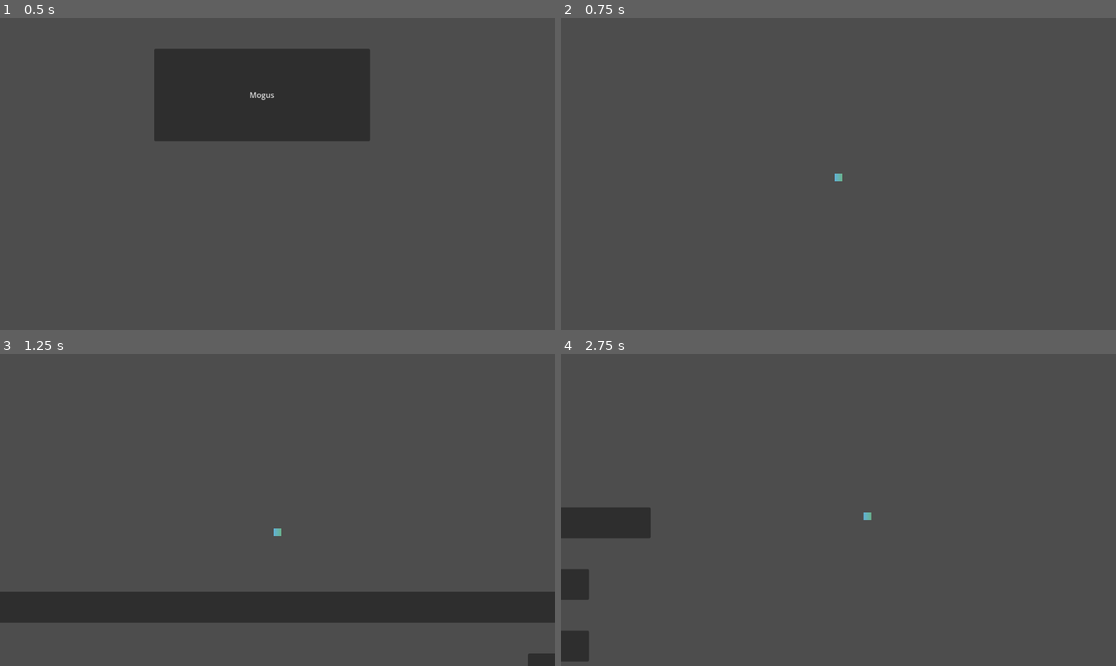
Above: before the commit, frames 1-4 (two rows, left to right).
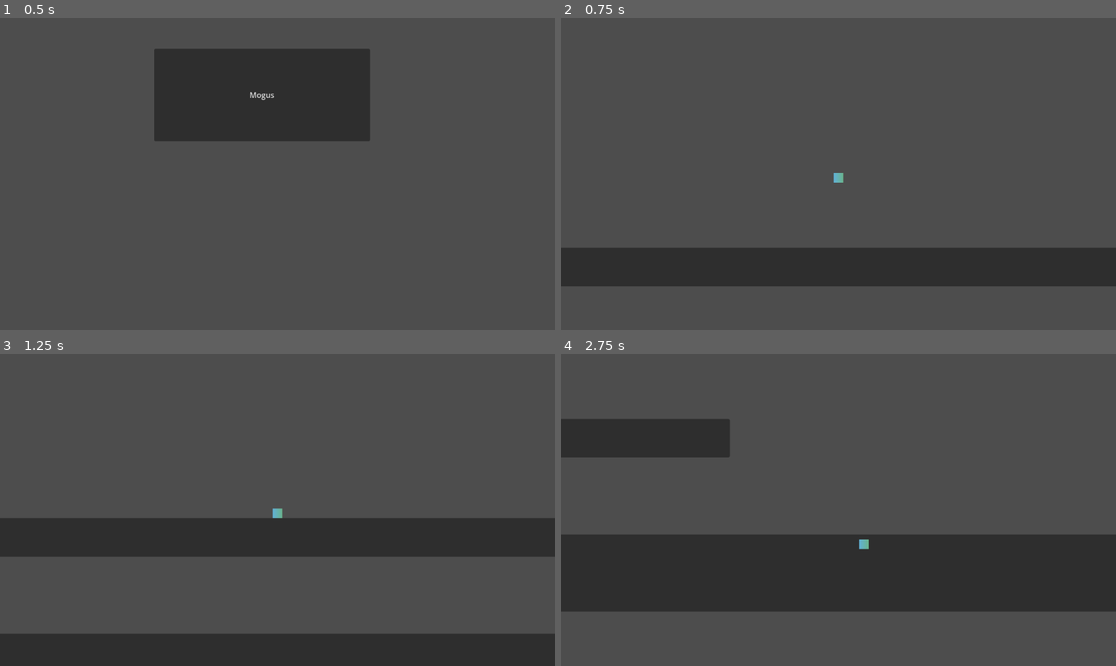
Above: after the commit, the same moments.

Repository: DavidAV05/FirstGame
Game: Godot game, scene res://game/menus/mainMenu.tscn
Same seed, same stepped clock (60 frames per second), same inputs: the game is played once before the commit and once after it.
Inputs:
- Up to frame 1 (0.5 s): no input
- Up to frame 2 (0.75 s): click "Mogus" at 0.5 s
- Up to frame 3 (1.25 s): no input
- Up to frame 4 (2.75 s): hold Right (move_right) from 1.28 s (still down); tap Shift (dash) at 1.35, 2.1 s; tap Space (jump) at 1.52, 2.27 s

Frame 1 is identical in both runs. In frame 2, 12% of the frame differs, in the area x 0-100%, y 49-86%; in frame 3, 32%, in the area x 0-100%, y 49-100%; in frame 4, 29%.

Commit message:
Movement revamps, added void death

Diff:
--- a/game/menus/Button.gd
+++ b/game/menus/Button.gd
@@ -5,10 +5,9 @@
 func _ready():
 	pass # Replace with function body.
 
-
 # Called every frame. 'delta' is the elapsed time since the previous frame.
 func _process(delta):
 	pass
 
 func _pressed():
-	get_tree().change_scene_to_file("res://game/world/levels/level1.tscn");
+	get_tree().change_scene_to_file("res://game/world/levels/level1/level1.tscn");
--- a/game/player/player.gd
+++ b/game/player/player.gd
@@ -6,6 +6,11 @@
 var dash = true
 @onready var dash_timer = $dash_timer
 const dash_cooldown = .5
+
+# Gets all the camera variables
+@onready var camera = $Camera2D
+@onready var camera_lag = camera.position_smoothing_enabled
+@onready var camera_lag_speed = camera.position_smoothing_speed
 
 # Get the gravity from the project settings to be synced with RigidBody nodes.
 var gravity = ProjectSettings.get_setting("physics/2d/default_gravity")
@@ -17,6 +22,7 @@
 	velocity.x = move_toward(velocity.x, SPEED * direction, SPEED / 20)
 
 
+
 # Handles all the dash abilities
 func dash_func(direction):
 	# Checks if dashing is not activated
@@ -26,20 +32,19 @@
 		dash_timer.start()
 		# Define dash up
 		if Input.is_action_pressed("move_up"):
-			velocity.y += JUMP_VELOCITY * 1.5
+			velocity.y = JUMP_VELOCITY * 1.5
 		# Define dash down
 		elif Input.is_action_pressed("move_down"):
-			velocity.y += -JUMP_VELOCITY * 1.5
+			velocity.y = -JUMP_VELOCITY * 1.5
 		# Define dash right and left
 		else:
-			velocity.x += SPEED * 2 * direction
+			velocity.x = SPEED * 2 * direction
 
 	dash = false
 
 
 
 func _physics_process(delta):
-	print(dash_timer.is_stopped())
 	move_and_slide()
 
 	# Add the gravity and dash "recharge".
@@ -61,3 +66,16 @@
 	# Handle jump.
 	if Input.is_action_just_pressed("jump") and is_on_floor():
 		velocity.y = JUMP_VELOCITY
+
+
+
+func death(start_position : Vector2):
+	# Disable camera lag and velocity.
+	camera_lag = false
+	velocity = Vector2(0, 0)
+
+	# Teleport player to given start_position.
+	self.position = start_position
+
+	# Enable camera lag again.
+	camera_lag_speed = true
--- a/game/player/player.tscn
+++ b/game/player/player.tscn
@@ -16,6 +16,7 @@
 script = ExtResource("1_h1qef")
 
 [node name="Camera2D" type="Camera2D" parent="."]
+zoom = Vector2(1.25, 1.25)
 position_smoothing_enabled = true
 position_smoothing_speed = 10.0
 editor_draw_limits = true
--- a/game/world/levels/level1.tscn
+++ /dev/null
@@ -1,216 +0,0 @@
-[gd_scene load_steps=3 format=3 uid="uid://qxcj4ajltyrs"]
-
-[ext_resource type="PackedScene" uid="uid://bwe8b1isyf17s" path="res://game/player/player.tscn" id="1_rsupv"]
-
-[sub_resource type="RectangleShape2D" id="RectangleShape2D_yals0"]
-size = Vector2(1239.05, 24.8252)
-
-[node name="Level1" type="Node2D"]
-
-[node name="StaticBody2D" type="StaticBody2D" parent="."]
-
-[node name="CollisionShape2D" type="CollisionShape2D" parent="StaticBody2D"]
-position = Vector2(513, 607)
-scale = Vector2(1.65127, 2.65859)
-shape = SubResource("RectangleShape2D_yals0")
-
-[node name="Panel" type="Panel" parent="StaticBody2D"]
-offset_left = -56.0
-offset_top = 576.0
-offset_right = 1280.0
-offset_bottom = 640.0
-
-[node name="player" parent="." instance=ExtResource("1_rsupv")]
-position = Vector2(568, 240)
-
-[node name="Panel" type="Panel" parent="."]
-offset_left = 1088.0
-offset_top = 704.0
-offset_right = 1152.0
-offset_bottom = 768.0
-
-[node name="Panel2" type="Panel" parent="."]
-offset_left = 1088.0
-offset_top = 832.0
-offset_right = 1152.0
-offset_bottom = 896.0
-
-[node name="Panel3" type="Panel" parent="."]
-offset_left = 1088.0
-offset_top = 952.0
-offset_right = 1152.0
-offset_bottom = 1016.0
-
-[node name="Panel4" type="Panel" parent="."]
-offset_left = 1088.0
-offset_top = 1080.0
-offset_right = 1152.0
-offset_bottom = 1144.0
-
-[node name="Panel5" type="Panel" parent="."]
-offset_left = 1088.0
-offset_top = 1216.0
-offset_right = 1152.0
-offset_bottom = 1280.0
-
-[node name="Panel6" type="Panel" parent="."]
-offset_left = 1088.0
-offset_top = 1344.0
-offset_right = 1152.0
-offset_bottom = 1408.0
-
-[node name="Panel7" type="Panel" parent="."]
-offset_left = 1088.0
-offset_top = 1464.0
-offset_right = 1152.0
-offset_bottom = 1528.0
-
-[node name="Panel8" type="Panel" parent="."]
-offset_left = 1088.0
-offset_top = 1592.0
-offset_right = 1152.0
-offset_bottom = 1656.0
-
-[node name="Panel9" type="Panel" parent="."]
-offset_left = 1088.0
-offset_top = 1728.0
-offset_right = 1152.0
-offset_bottom = 1792.0
-
-[node name="Panel10" type="Panel" parent="."]
-offset_left = 1088.0
-offset_top = 1856.0
-offset_right = 1152.0
-offset_bottom = 1920.0
-
-[node name="Panel11" type="Panel" parent="."]
-offset_left = 1088.0
-offset_top = 1976.0
-offset_right = 1152.0
-offset_bottom = 2040.0
-
-[node name="Panel12" type="Panel" parent="."]
-offset_left = 1088.0
-offset_top = 2104.0
-offset_right = 1152.0
-offset_bottom = 2168.0
-
-[node name="Panel13" type="Panel" parent="."]
-offset_left = 1088.0
-offset_top = 2240.0
-offset_right = 1152.0
-offset_bottom = 2304.0
-
-[node name="Panel14" type="Panel" parent="."]
-offset_left = 1088.0
-offset_top = 2368.0
-offset_right = 1152.0
-offset_bottom = 2432.0
-
-[node name="Panel15" type="Panel" parent="."]
-offset_left = 1088.0
-offset_top = 2488.0
-offset_right = 1152.0
-offset_bottom = 2552.0
-
-[node name="Panel16" type="Panel" parent="."]
-offset_left = 1088.0
-offset_top = 2616.0
-offset_right = 1152.0
-offset_bottom = 2680.0
-
-[node name="Panel17" type="Panel" parent="."]
-offset_left = 1088.0
-offset_top = 2752.0
-offset_right = 1152.0
-offset_bottom = 2816.0
-
-[node name="Panel18" type="Panel" parent="."]
-offset_left = 1088.0
-offset_top = 2880.0
-offset_right = 1152.0
-offset_bottom = 2944.0
-
-[node name="Panel19" type="Panel" parent="."]
-offset_left = 1088.0
-offset_top = 3000.0
-offset_right = 1152.0
-offset_bottom = 3064.0
-
-[node name="Panel20" type="Panel" parent="."]
-offset_left = 1088.0
-offset_top = 3128.0
-offset_right = 1152.0
-offset_bottom = 3192.0
-
-[node name="Panel21" type="Panel" parent="."]
-offset_left = 1088.0
-offset_top = 3264.0
-offset_right = 1152.0
-offset_bottom = 3328.0
-
-[node name="Panel22" type="Panel" parent="."]
-offset_left = 1088.0
-offset_top = 3392.0
-offset_right = 1152.0
-offset_bottom = 3456.0
-
-[node name="Panel23" type="Panel" parent="."]
-offset_left = 1088.0
-offset_top = 3512.0
-offset_right = 1152.0
-offset_bottom = 3576.0
-
-[node name="Panel24" type="Panel" parent="."]
-offset_left = 1088.0
-offset_top = 3640.0
-offset_right = 1152.0
-offset_bottom = 3704.0
-
-[node name="Panel25" type="Panel" parent="."]
-offset_left = 1088.0
-offset_top = 3776.0
-offset_right = 1152.0
-offset_bottom = 3840.0
-
-[node name="Panel26" type="Panel" parent="."]
-offset_left = 1088.0
-offset_top = 3904.0
-offset_right = 1152.0
-offset_bottom = 3968.0
-
-[node name="Panel27" type="Panel" parent="."]
-offset_left = 1088.0
-offset_top = 4024.0
-offset_right = 1152.0
-offset_bottom = 4088.0
-
-[node name="Panel28" type="Panel" parent="."]
-offset_left = 1088.0
-offset_top = 4152.0
-offset_right = 1152.0
-offset_bottom = 4216.0
-
-[node name="Panel29" type="Panel" parent="."]
-offset_left = 1088.0
-offset_top = 4288.0
-offset_right = 1152.0
-offset_bottom = 4352.0
-
-[node name="Panel30" type="Panel" parent="."]
-offset_left = 1088.0
-offset_top = 4416.0
-offset_right = 1152.0
-offset_bottom = 4480.0
-
-[node name="Panel31" type="Panel" parent="."]
-offset_left = 1088.0
-offset_top = 4536.0
-offset_right = 1152.0
-offset_bottom = 4600.0
-
-[node name="Panel32" type="Panel" parent="."]
-offset_left = 1088.0
-offset_top = 4664.0
-offset_right = 1152.0
-offset_bottom = 4728.0
--- /dev/null
+++ b/game/world/levels/level1/Void.gd
@@ -0,0 +1,13 @@
+extends Area2D
+
+@onready var player = $"../../player"
+
+func _process(_delta):
+	self.position.x = player.position.x
+
+
+
+func _on_body_entered(body):
+	if body.name == "player":
+		var start_position: Vector2 = Vector2(0, 0)
+		player.death(start_position)
--- /dev/null
+++ b/game/world/levels/level1/level1.tscn
@@ -0,0 +1,48 @@
+[gd_scene load_steps=5 format=3 uid="uid://qxcj4ajltyrs"]
+
+[ext_resource type="Script" path="res://game/world/levels/level1/Void.gd" id="1_41fup"]
+[ext_resource type="PackedScene" uid="uid://bwe8b1isyf17s" path="res://game/player/player.tscn" id="1_rsupv"]
+
+[sub_resource type="RectangleShape2D" id="RectangleShape2D_yals0"]
+size = Vector2(775.161, 24.0729)
+
+[sub_resource type="RectangleShape2D" id="RectangleShape2D_5yjjg"]
+size = Vector2(1408, 128)
+
+[node name="Level1" type="Node2D"]
+
+[node name="Objects" type="Node2D" parent="."]
+
+[node name="StaticBody2D" type="StaticBody2D" parent="Objects"]
+
+[node name="CollisionShape2D" type="CollisionShape2D" parent="Objects/StaticBody2D"]
+position = Vector2(0, 160)
+scale = Vector2(1.65127, 2.65859)
+shape = SubResource("RectangleShape2D_yals0")
+
+[node name="Panel" type="Panel" parent="Objects/StaticBody2D"]
+offset_left = -640.0
+offset_top = 128.0
+offset_right = 640.0
+offset_bottom = 192.0
+
+[node name="Void" type="Area2D" parent="Objects"]
+position = Vector2(64, 384)
+script = ExtResource("1_41fup")
+
+[node name="CollisionShape2D" type="CollisionShape2D" parent="Objects/Void"]
+shape = SubResource("RectangleShape2D_5yjjg")
+
+[node name="Panel" type="Panel" parent="Objects/Void"]
+offset_left = -704.0
+offset_top = -64.0
+offset_right = 704.0
+offset_bottom = 64.0
+metadata/_edit_use_anchors_ = true
+
+[node name="Respawn_timer" type="Timer" parent="Objects/Void"]
+
+[node name="player" parent="." instance=ExtResource("1_rsupv")]
+position = Vector2(0, 0)
+
+[connection signal="body_entered" from="Objects/Void" to="Objects/Void" method="_on_body_entered"]
Not shown, added: game/world/levels/lev31D4.tmp
Not shown, added: game/world/levels/levCA80.tmp
Not shown, added: game/world/levels/level1/lev57D.tmp
